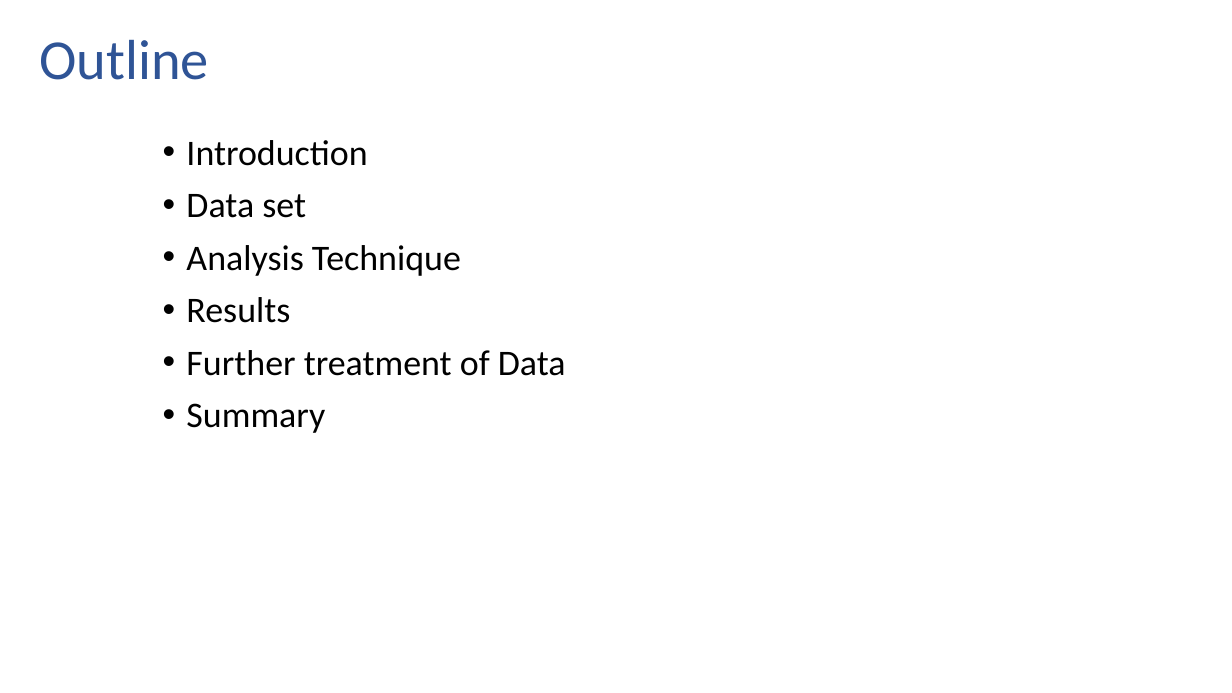
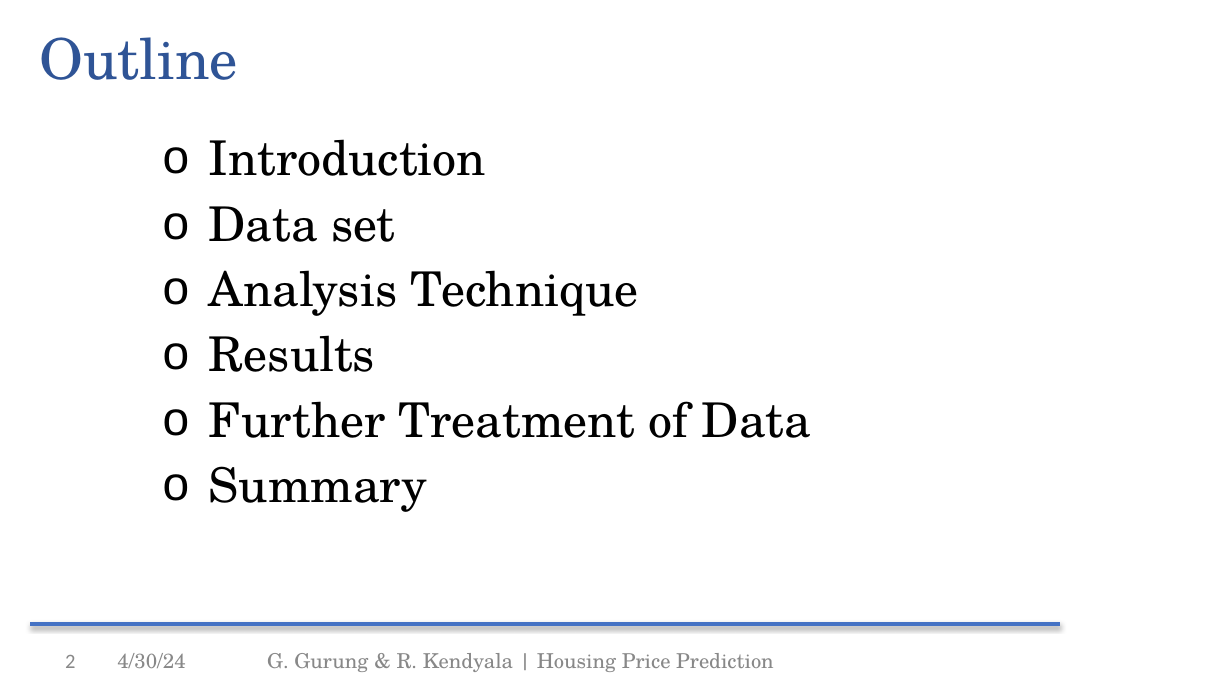
Before and after one commit to gajjugrg/asds_final, a slide deck: slide 2 of Group4_5303.pptx. Drawn at 1232x693 pixels with LibreOffice and Linux fonts; fonts in the diff are those of the drawing; background and template pictures are left out. Boxes give left, top, right and bottom in pixels: in the first picture for what was removed or moved away, otherwise in the second. Text is boxed around its words. In the diff, an @@ line names an element or a change of style, - is before the commit and + after.

```diff
--- a/Group4_5303.pptx
+++ b/Group4_5303.pptx
@@ title "Outline" at (x1=39, y1=37, x2=238, y2=80): font Calibri to TeX Gyre Schola @@
@@ text at (x1=209, y1=139, x2=639, y2=512): size 21 to 28 pt, font Calibri to TeX Gyre Schola in "Introduction", "Data set", "Analysis Technique", "Results" and 1 more places; bullet • to o @@
@@ text at (x1=209, y1=401, x2=811, y2=438): text changed; size 21 to 28 pt; font Calibri to TeX Gyre Schola @@
-• Further treatment of Data
+o Further Treatment of Data
@@ line added from (30, 625) to (1060, 625), #4472C4 2 pt @@
@@ page number added at (x1=65, y1=655, x2=75, y2=668), 12 pt, text #888888 @@
+2
@@ text added at (x1=117, y1=653, x2=185, y2=668), 12 pt, text #888888 @@
+4/30/24
@@ text added at (x1=267, y1=653, x2=774, y2=672), 12 pt, text #888888 @@
+G. Gurung & R. Kendyala | Housing Price Prediction
```
Also in this commit, not shown: 2 other slides changed, 9 slides added, 4 slides removed, 30 other files.
